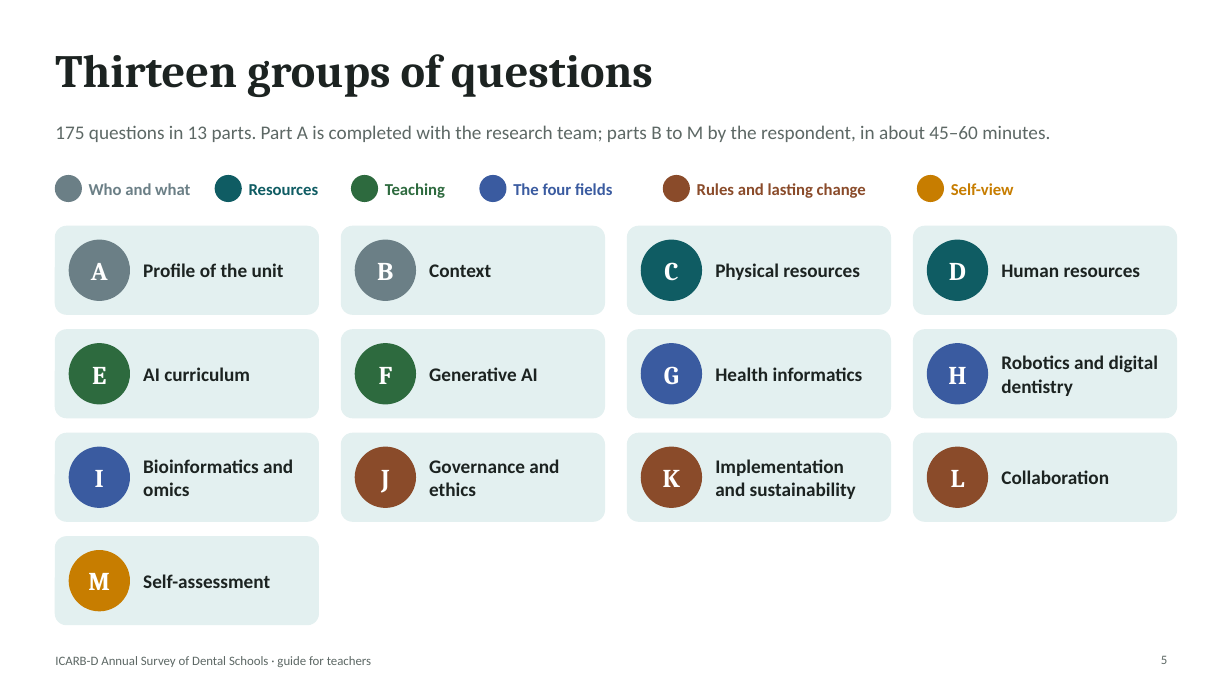
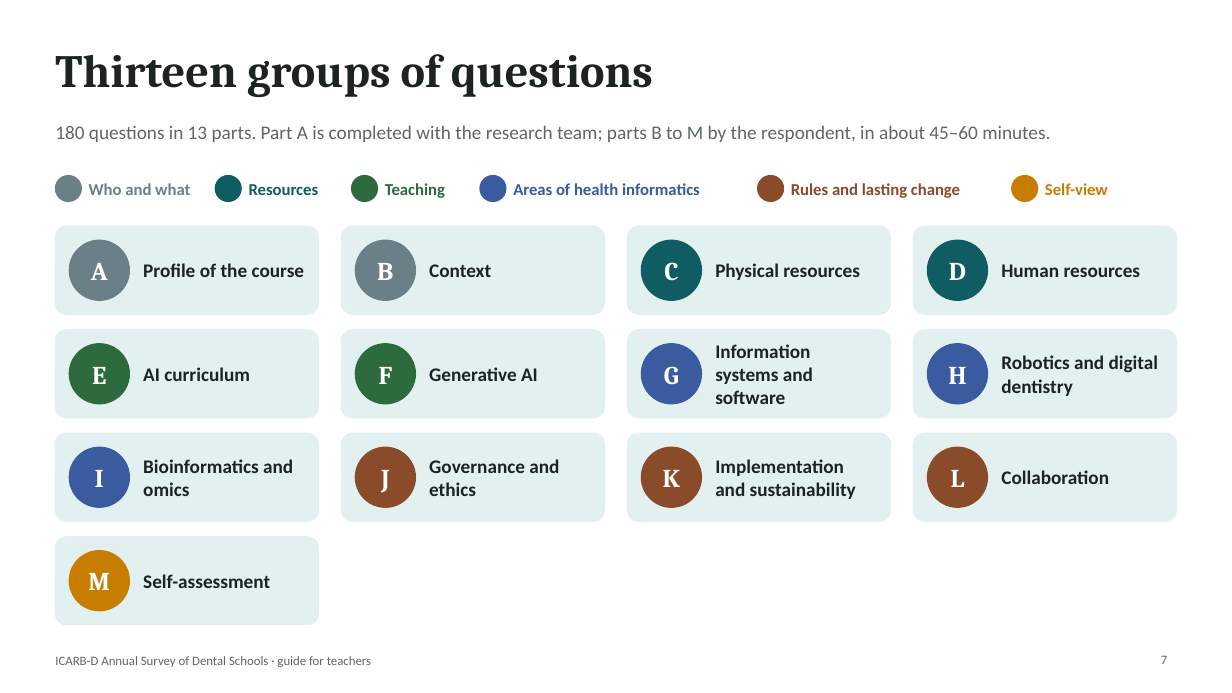
Before and after one commit to igoralves1/AI-assessment-DS-2026, a slide deck: slide 7 of public/downloads/ICARB-D-Survey-Teacher-Slides.pptx (slide 5 before the commit). Drawn at 1232x693 pixels with LibreOffice and Linux fonts; fonts in the diff are those of the drawing. Boxes give left, top, right and bottom in pixels: in the first picture for what was removed or moved away, otherwise in the second. Text is boxed around its words. In the diff, an @@ line names an element or a change of style, - is before the commit and + after.

Commit message:
Benchmark of health informatics maturity, answered by course directors
- Main goal: a 0-100 benchmark per US dental school; key questions include which university could best use a grant; comparisons are secondary
- Health informatics is the umbrella: information systems, AI, robotics and digital dentistry, bioinformatics, software development for health
- New software development items (G13-G16, domain SWD) and self-ratings M12-M13
- University -> departments -> courses: each course director answers for their course; school-wide and department forms removed (A17)
- Analysis: benchmark, area and funding readiness indices; course -> department -> school roll-up
- Guide, Word/PDF questionnaire, README and teacher slides updated (version 3.0.0)

```diff
--- a/public/downloads/ICARB-D-Survey-Teacher-Slides.pptx
+++ b/public/downloads/ICARB-D-Survey-Teacher-Slides.pptx
@@ text at <box>55,125,1050,142</box>: text changed @@
-175 questions in 13 parts. Part A is completed with the research team; parts B to M by the respondent, in about 45–60 minutes.
+180 questions in 13 parts. Part A is completed with the research team; parts B to M by the respondent, in about 45–60 minutes.
@@ 2 texts, 2 ellipses: place and size @@
-2 texts, 2 ellipses at <box>664,176,1014,201</box>
+2 texts, 2 ellipses at <box>758,176,1108,201</box>
@@ text at <box>513,183,700,195</box>: text changed @@
-The four fields
+Areas of health informatics
@@ text at <box>143,263,305,277</box>: text changed @@
-Profile of the unit
+Profile of the course
@@ text at <box>715,344,813,404</box>: text changed @@
-Health informatics
+Information systems and software
@@ page number at <box>1161,656,1167,664</box>: text changed @@
-5
+7
```
Also in this commit, not shown: 12 other slides changed, 4 slides added, 1 slide removed, 15 other files.
